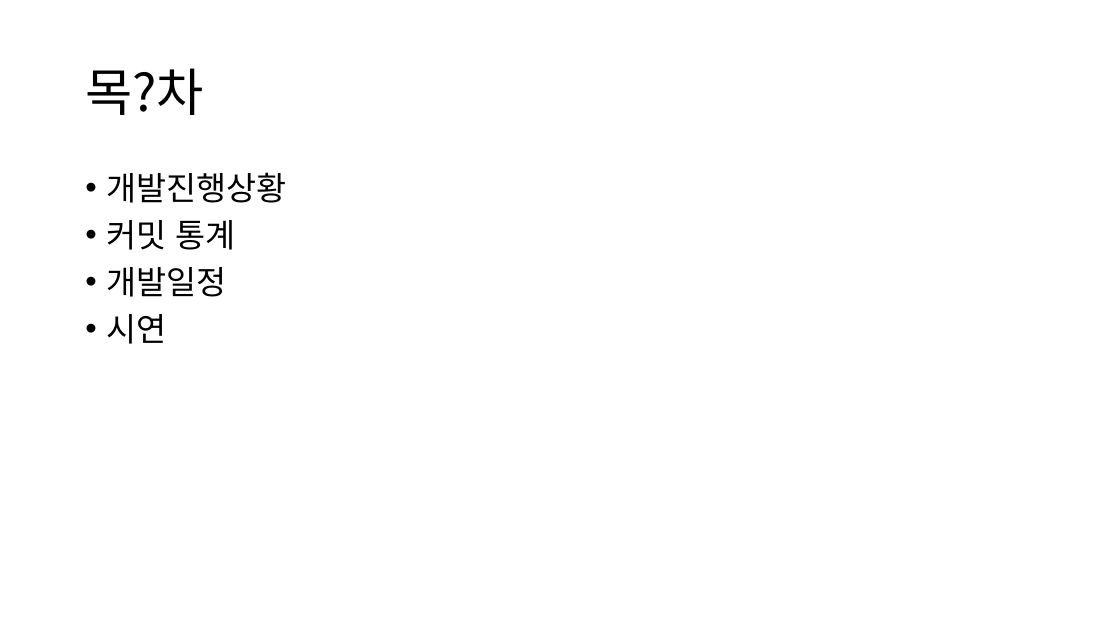
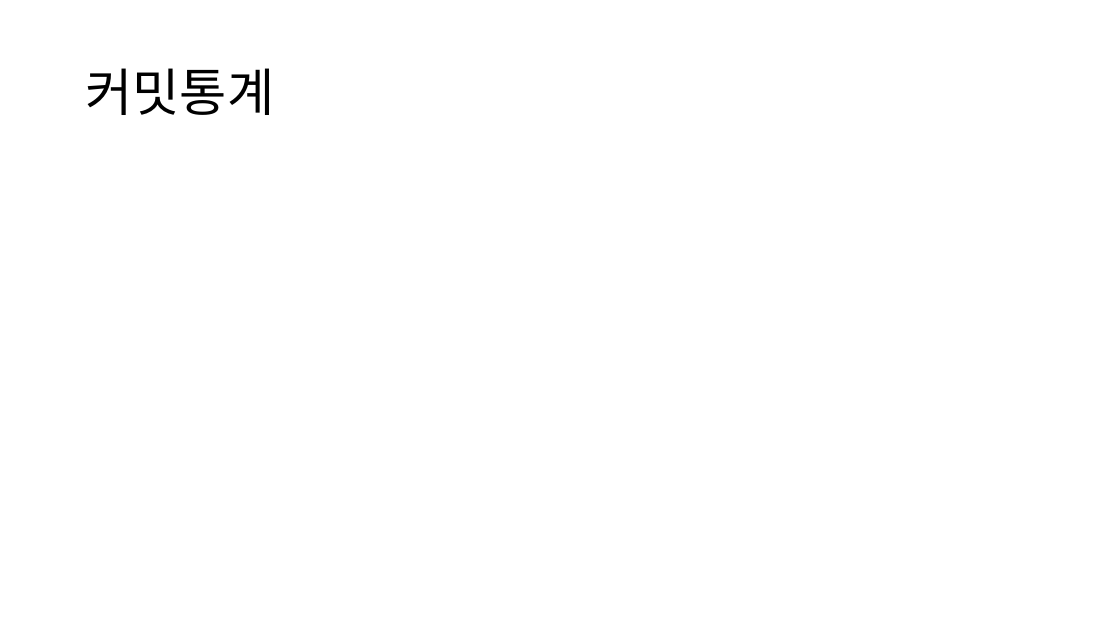
Before and after one commit to Jirung-E/Script_termproject, a slide deck: slide 3 of docs/스크립트언어_텀프로젝트_중간발표.pptx (slide 2 before the commit). Drawn at 1120x630 pixels with LibreOffice and Linux fonts; fonts in the diff are those of the drawing. Boxes give left, top, right and bottom in pixels: in the first picture for what was removed or moved away, otherwise in the second. Text is boxed around its words. In the diff, an @@ line names an element or a change of style, - is before the commit and + after.

Commit message:
ppt update

```diff
--- a/docs/스크립트언어_텀프로젝트_중간발표.pptx
+++ b/docs/스크립트언어_텀프로젝트_중간발표.pptx
@@ title at [85, 68, 274, 115]: text changed @@
-목?차
+커밋통계
@@ text removed at [106, 172, 286, 344] @@
-• 개발진행상황
-• 커밋 통계
-• 개발일정
-• 시연
```
Also in this commit, not shown: 1 slide added.
